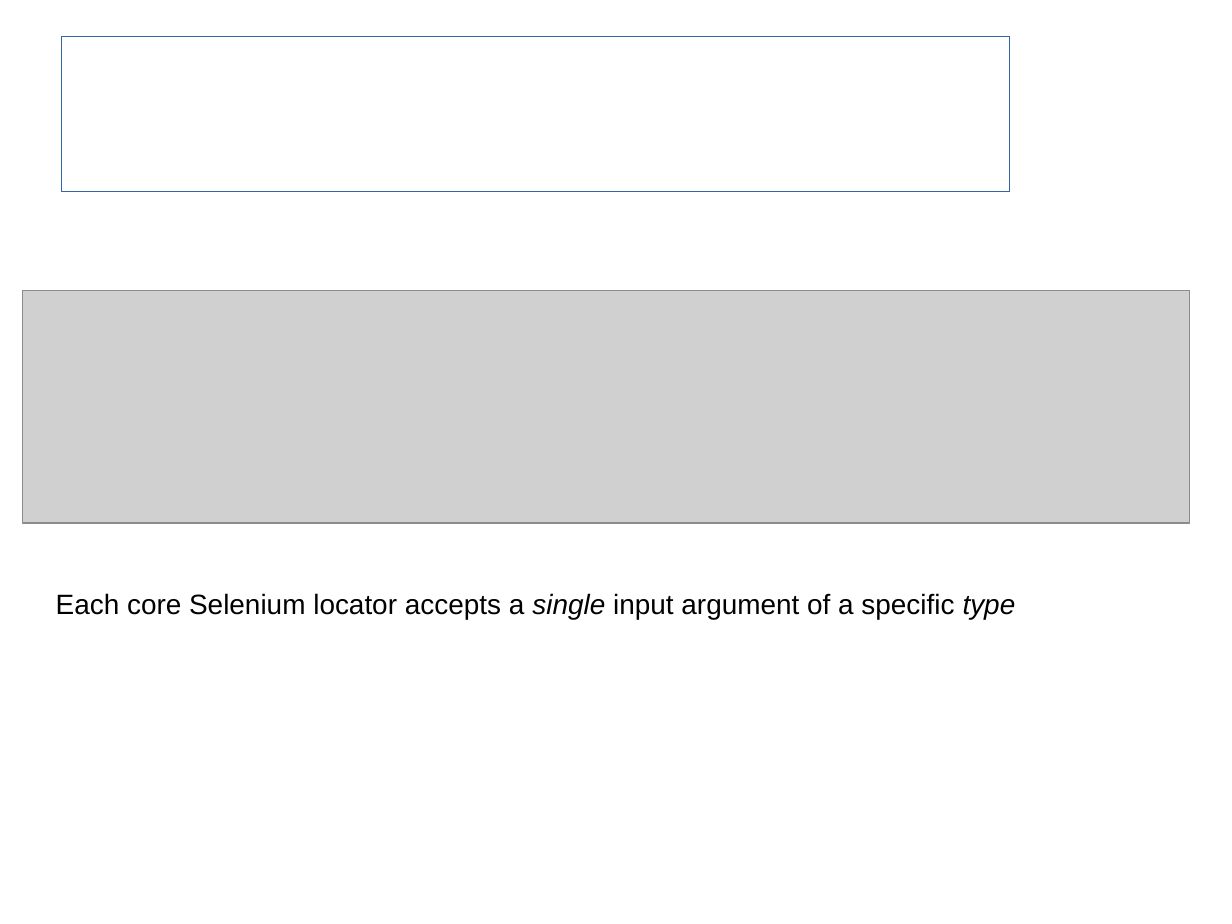
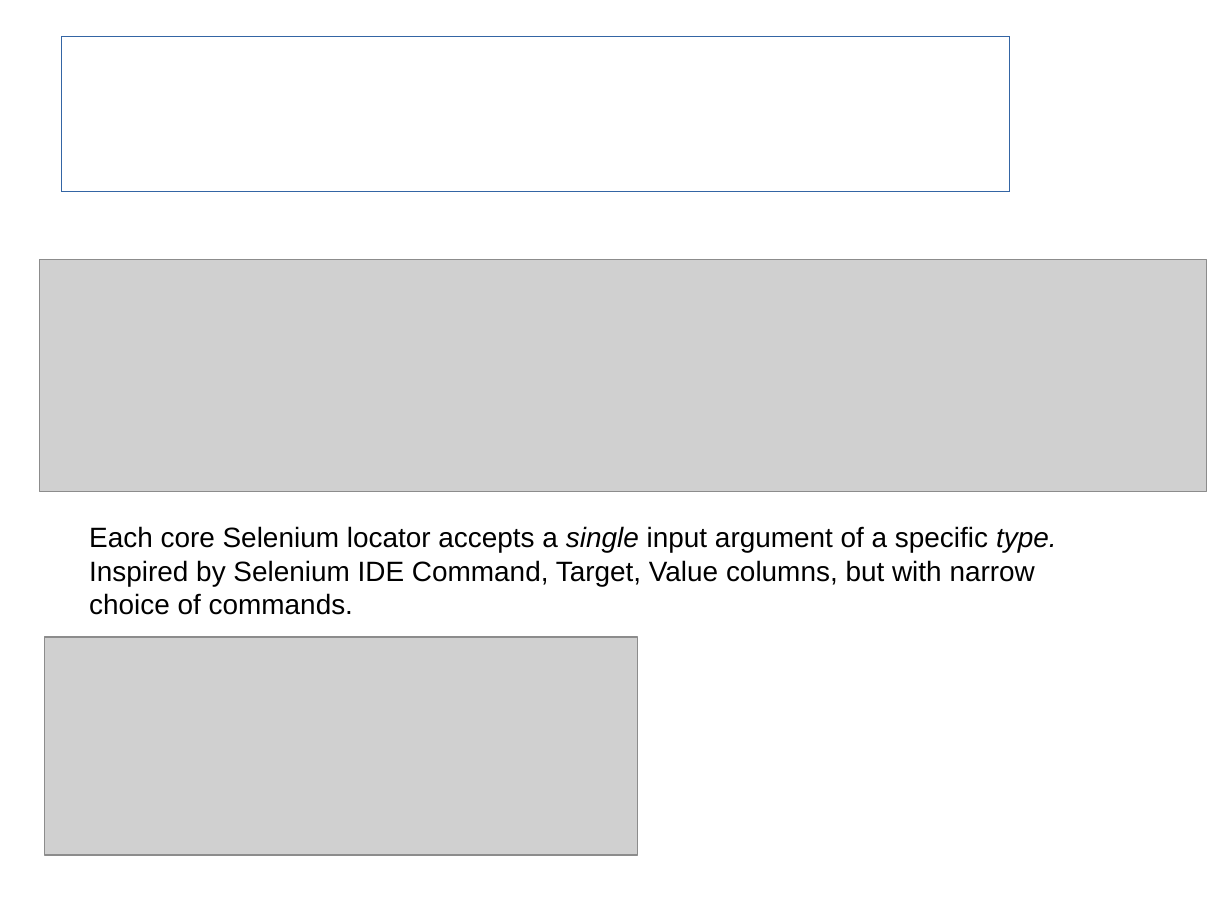
Before and after one commit to sergueik/SKDF, a slide deck: slide 11 of SKDF.odp. Drawn at 1232x924 pixels with LibreOffice and Linux fonts; fonts in the diff are those of the drawing; grey boxes stand for pictures; background and template pictures are left out. Boxes give left, top, right and bottom in pixels: in the first picture for what was removed or moved away, otherwise in the second. Text is boxed around its words. In the diff, an @@ line names an element or a change of style, - is before the commit and + after.

```diff
--- a/SKDF.odp
+++ b/SKDF.odp
@@ picture: place and size @@
-picture at bbox=[22, 291, 1191, 523]
+picture at bbox=[39, 259, 1207, 492]
@@ text at bbox=[89, 526, 1056, 615]: text changed @@
-Each core Selenium locator accepts a single input argument of a specific type
+Each core Selenium locator accepts a single input argument of a specific type. Inspired by Selenium IDE Command, Target, Value columns, but with narrow choice of commands.
@@ picture added at bbox=[45, 637, 637, 855] @@
```
Also in this commit, not shown: 2 other slides changed, 1 other file.
